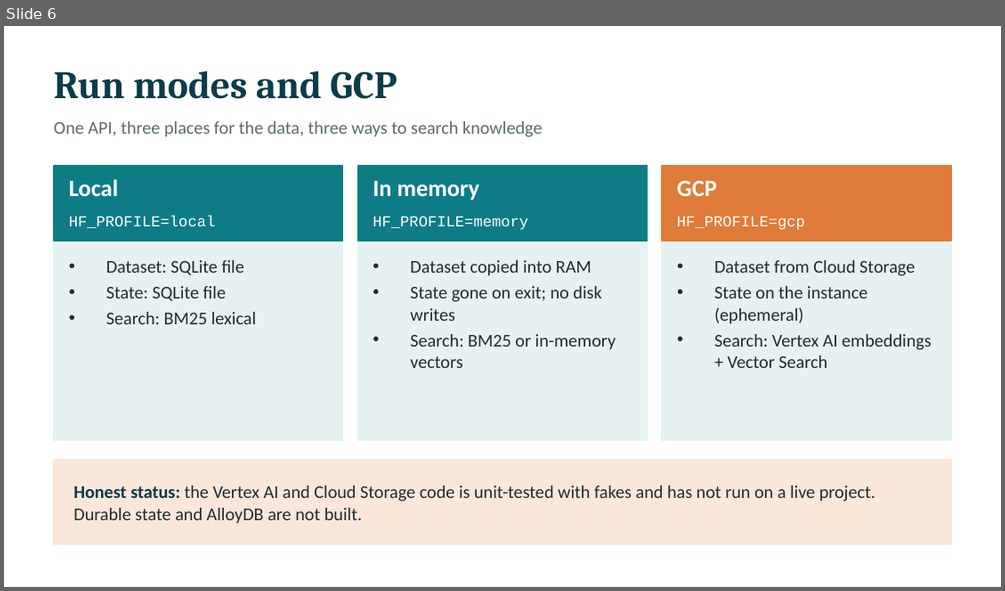
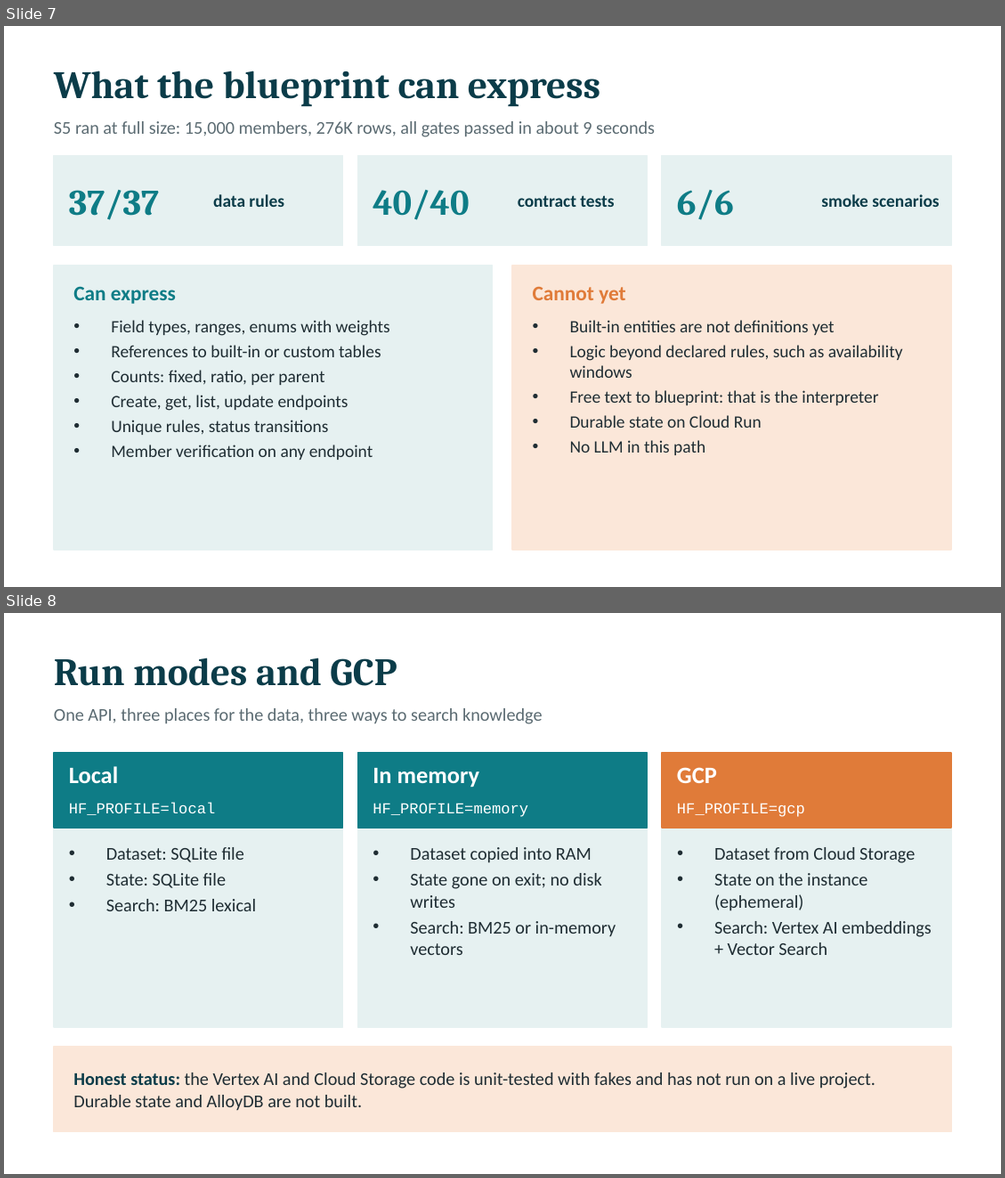
Before and after one commit to aravinda0216/hf-health-poc, a slide deck: docs/Healthcare_AI_Factory_Phase1.pptx. Shown one above the other, each under a label of ours: slide 6 before the commit, slides 7 and 8 after it. The pictures are 1005x591 and 1005x1178 pixels, drawn with LibreOffice and Linux fonts; fonts in the diff are those of the drawing. Boxes give left, top, right and bottom in pixels: in the first picture for what was removed or moved away, otherwise in the second. Text is boxed around its words. In the diff, an @@ line names an element or a change of style, - is before the commit and + after.

```diff
--- a/docs/Healthcare_AI_Factory_Phase1.pptx
+++ b/docs/Healthcare_AI_Factory_Phase1.pptx
@@ slide 7 added at (4,26,1001,587), background #FFFFFF @@
@@ text added at (54,70,600,107), 28 pt, text #0B3C49, bold @@
+What the blueprint can express
@@ text added at (54,121,655,137), 13 pt, text #5B6B72 @@
+S5 ran at full size: 15,000 members, 276K rows, all gates passed in about 9 seconds
@@ rectangle added at (54,156,343,245), fill #E6F1F1, outline #E6F1F1 1 pt @@
@@ rectangle added at (358,156,647,245), fill #E6F1F1, outline #E6F1F1 1 pt @@
@@ rectangle added at (662,156,951,245), fill #E6F1F1, outline #E6F1F1 1 pt @@
@@ text added at (69,190,159,220), 26 pt, text #0E7C86, bold @@
+37/37
@@ text added at (213,194,284,207), 12.5 pt, text #0B3C49, bold @@
+data rules
@@ text added at (372,190,469,220), 26 pt, text #0E7C86, bold @@
+40/40
@@ text added at (518,195,614,207), 12.5 pt, text #0B3C49, bold @@
+contract tests
@@ text added at (677,190,734,220), 26 pt, text #0E7C86, bold @@
+6/6
@@ text added at (821,194,938,207), 12.5 pt, text #0B3C49, bold @@
+smoke scenarios
@@ rectangle added at (54,265,493,549), fill #E6F1F1, outline #E6F1F1 1 pt @@
@@ rectangle added at (512,265,951,549), fill #FBE7D9, outline #FBE7D9 1 pt @@
@@ text added at (73,286,176,304), 15 pt, text #0E7C86, bold @@
+Can express
@@ text added at (533,286,625,304), 15 pt, text #E07B39, bold @@
+Cannot yet
@@ text added at (111,320,390,459), 12.5 pt, text #1F2D33 @@
+• Field types, ranges, enums with weights
+• References to built-in or custom tables
+• Counts: fixed, ratio, per parent
+• Create, get, list, update endpoints
+• Unique rules, status transitions
+• Member verification on any endpoint
@@ text added at (570,320,903,455), 12.5 pt, text #1F2D33 @@
+• Built-in entities are not definitions yet
+• Logic beyond declared rules, such as availability windows
+• Free text to blueprint: that is the interpreter
+• Durable state on Cloud Run
+• No LLM in this path
@@ what was slide 6 is now slide 8 @@
```
Also in this commit, not shown: 6 slides changed, 1 other slide added, 1 other file.
